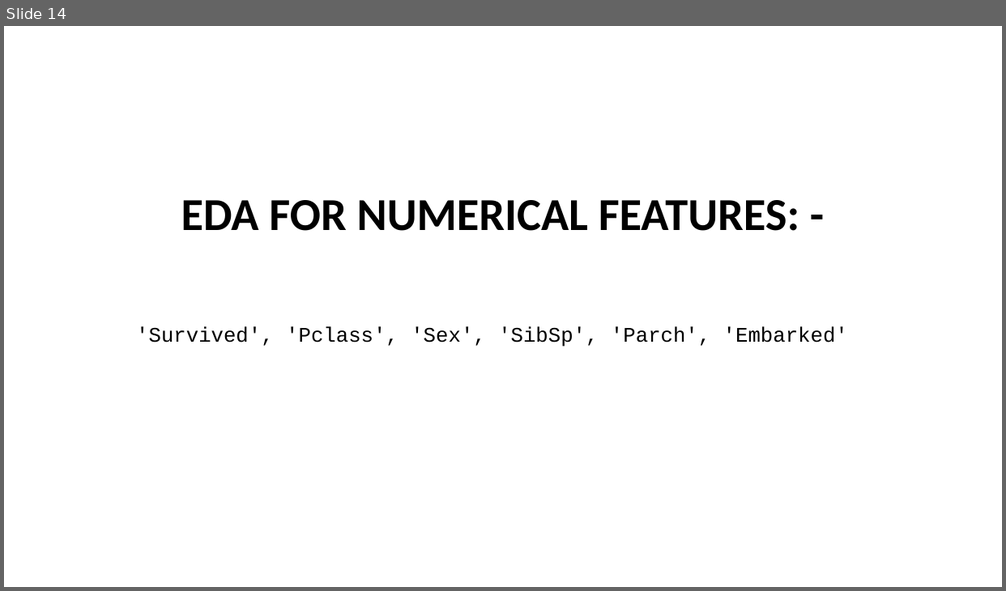
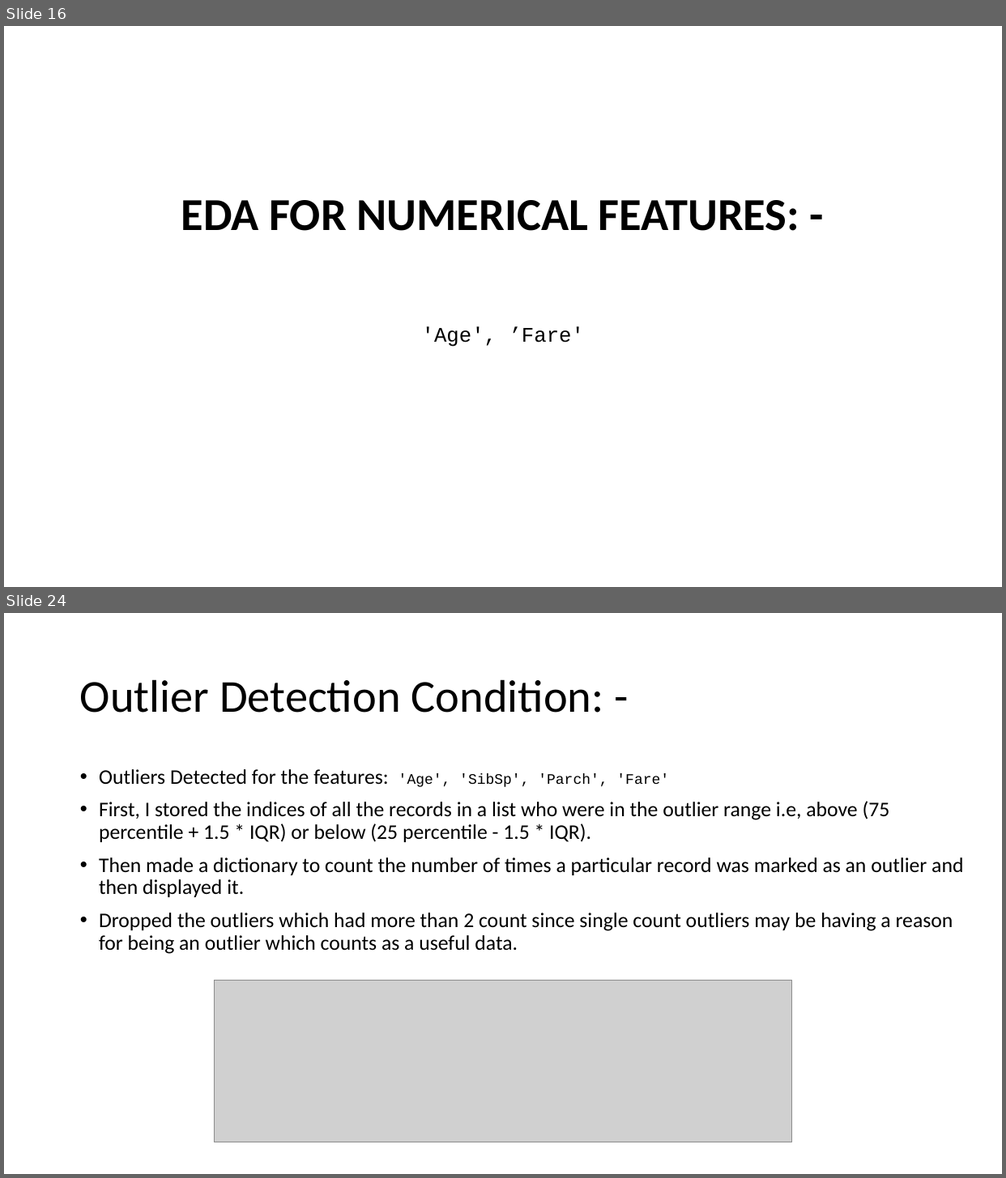
Before and after one commit to Visque/Titanic, a slide deck: ppt.pptm. Shown one above the other, each under a label of ours: slide 14 before the commit, slides 16 and 24 after it; the slides between them are not shown. The pictures are 1006x591 and 1006x1178 pixels, drawn with LibreOffice and Linux fonts; fonts in the diff are those of the drawing; grey boxes stand for pictures. Boxes give left, top, right and bottom in pixels: in the first picture for what was removed or moved away, otherwise in the second. Text is boxed around its words. In the diff, an @@ line names an element or a change of style, - is before the commit and + after.

Commit message:
Outliers-1

```diff
--- a/ppt.pptm
+++ b/ppt.pptm
@@ slide 24 added at (4,613,1002,1174), background #FFFFFF @@
@@ title added at (80,679,604,713), 44 pt, text #000000 @@
+Outlier Detection Condition: -
@@ text added at (99,769,963,954), 20 pt, text #000000 @@
+• Outliers Detected for the features: 'Age', 'SibSp', 'Parch', 'Fare'
+• First, I stored the indices of all the records in a list who were in the outlier range i.e, above (75 percentile + 1.5 * IQR) or below (25 percentile - 1.5 * IQR).
+• Then made a dictionary to count the number of times a particular record was marked as an outlier and then displayed it.
+• Dropped the outliers which had more than 2 count since single count outliers may be having a reason for being an outlier which counts as a useful data.
@@ picture added at (215,981,791,1142) @@
@@ what was slide 14 is now slide 16 @@
@@ slide 16 changed as well @@
@@ text at (422,327,584,347): text changed @@
-'Survived', 'Pclass', 'Sex', 'SibSp', 'Parch', 'Embarked'
+'Age', ’Fare'
```
Also in this commit, not shown: 2 other slides changed, 11 other slides added, 1 slide removed.
